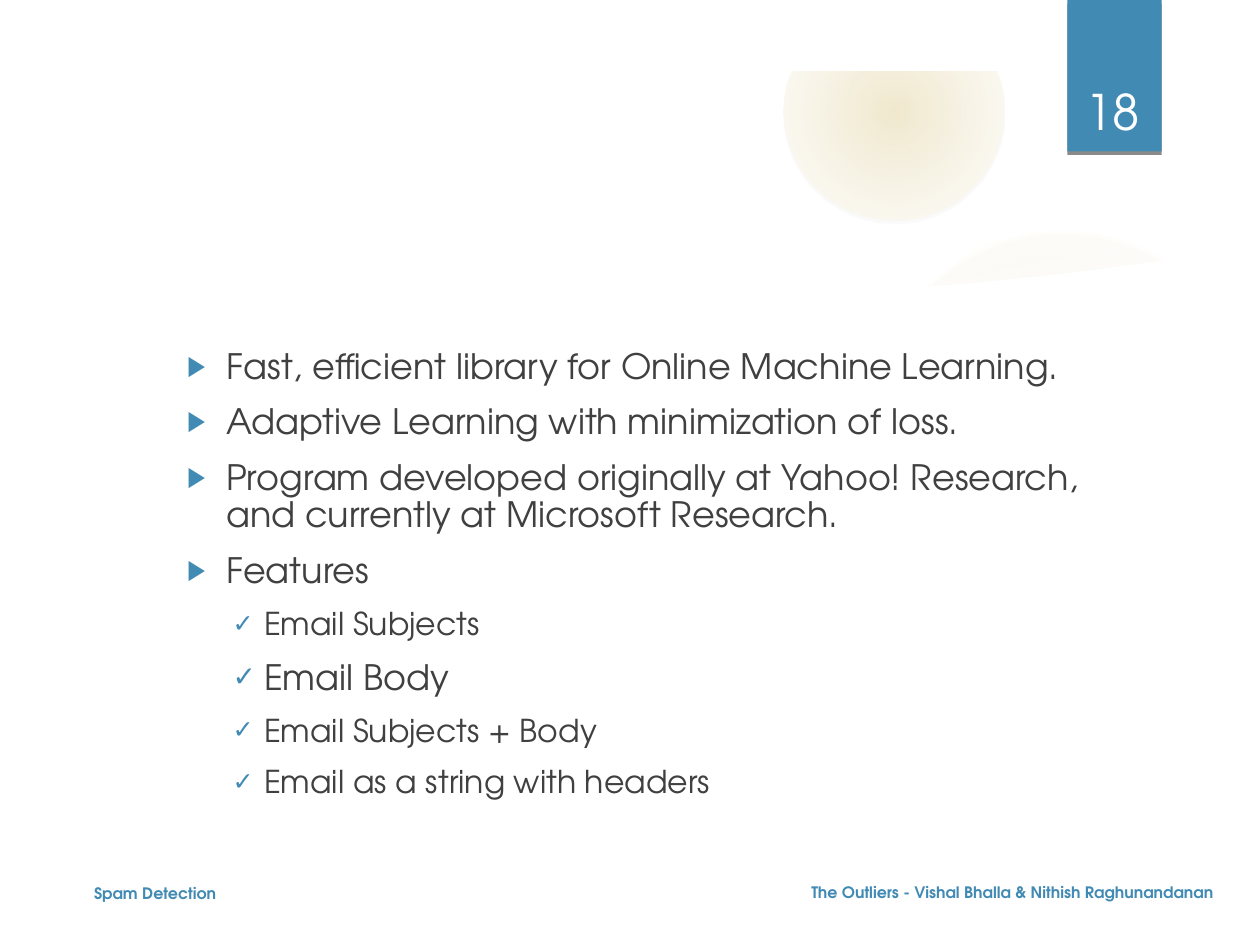
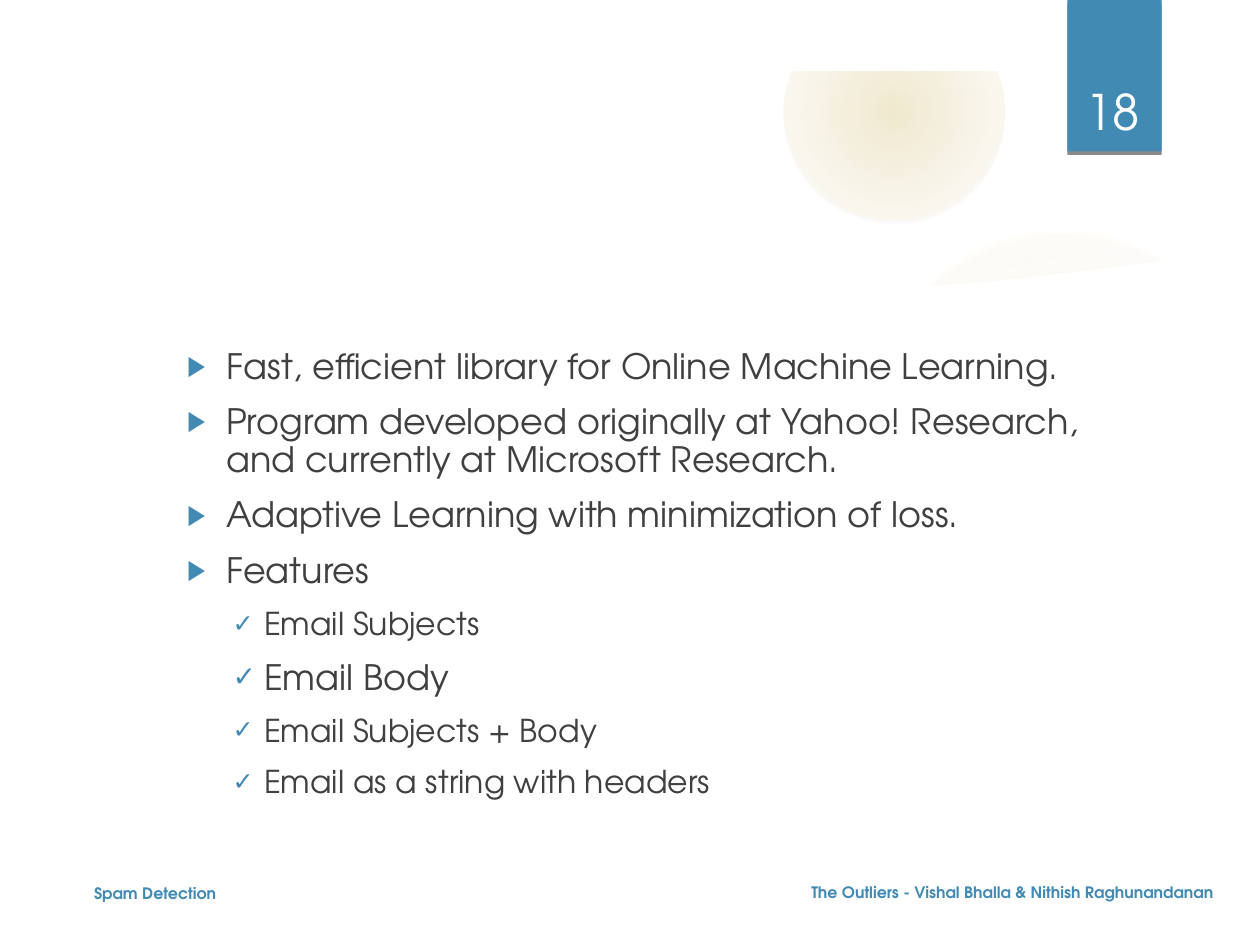
Before and after one commit to nehgu/Anomaly-Detection, a slide deck: slide 18 of Challenges/Spam Filtering Challenge 4/Ppt - Spam Detection Challenge-4.odp. Drawn at 1260x945 pixels with LibreOffice and Linux fonts; fonts in the diff are those of the drawing; background and template pictures are left out. Boxes give left, top, right and bottom in pixels: in the first picture for what was removed or moved away, otherwise in the second. Text is boxed around its words. In the diff, an @@ line names an element or a change of style, - is before the commit and + after.

Commit message:
Updated the ppt

```diff
--- a/Challenges/Spam Filtering Challenge 4/Ppt - Spam Detection Challenge-4.odp
+++ b/Challenges/Spam Filtering Challenge 4/Ppt - Spam Detection Challenge-4.odp
@@ text at bbox=[226, 408, 1079, 479]: paragraph added @@
+  ▶ Program developed originally at Yahoo! Research, and currently at Microsoft Research.
@@ text at bbox=[226, 464, 1079, 534]: paragraph removed @@
-  ▶ Program developed originally at Yahoo! Research, and currently at Microsoft Research.
```
Also in this commit, not shown: 1 other slide changed.
